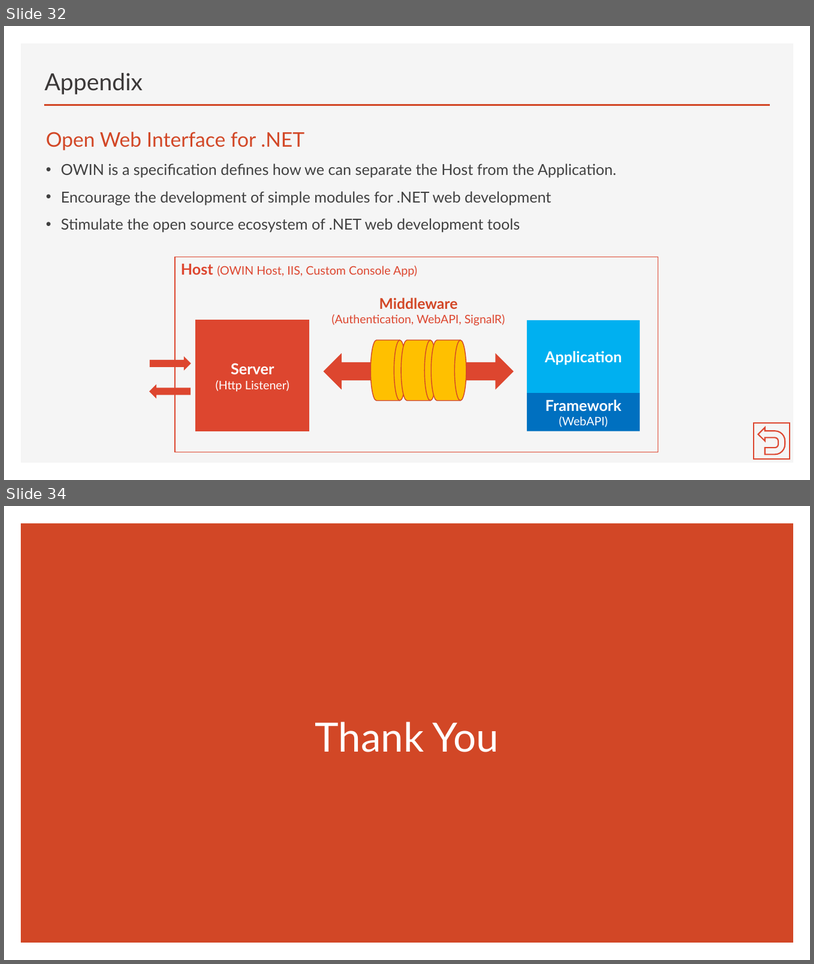
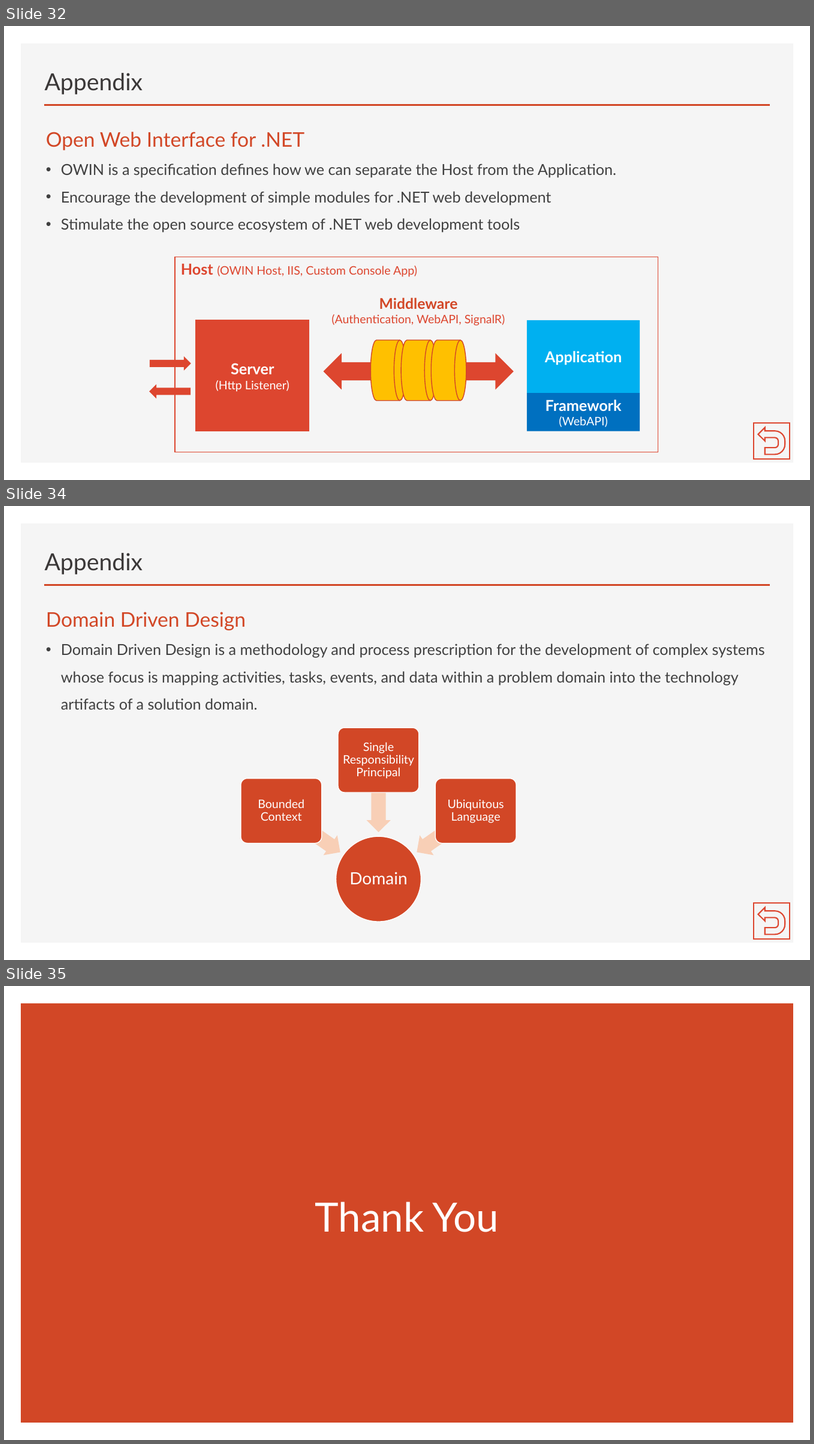
Before and after one commit to brianperera/EasyMaintain, a slide deck: Documents/MicroServices.pptx. Shown one above the other, each under a label of ours: slides 32 and 34 before the commit, slides 32, 34 and 35 after it; the slides between them are not shown. The pictures are 814x964 and 814x1444 pixels, drawn with LibreOffice and Linux fonts; fonts in the diff are those of the drawing. Boxes give left, top, right and bottom in pixels: in the first picture for what was removed or moved away, otherwise in the second. Text is boxed around its words. In the diff, an @@ line names an element or a change of style, - is before the commit and + after.

```diff
--- a/Documents/MicroServices.pptx
+++ b/Documents/MicroServices.pptx
@@ slide 34 added at box(4, 506, 810, 960), background #FFFFFF; not listed: 2 template elements that a slide beside it also shows @@
@@ title added at box(45, 553, 143, 574), 28 pt, text #3B3838 @@
+Appendix
@@ text added at box(46, 612, 765, 709), 18 pt, text #404040 @@
+Domain Driven Design
+• Domain Driven Design is a methodology and process prescription for the development of complex systems whose focus is mapping activities, tasks, events, and data within a problem domain into the technology artifacts of a solution domain.
@@ group added at box(241, 727, 517, 922): 4 texts, 3 left arrows, 3 rounded rectangles, 1 ellipse @@
+Domain
+Bounded Context
+Single Responsibility Principal
+Ubiquitous Language
@@ action button return added at box(754, 903, 790, 939), outline #DD462F 1.5 pt @@
@@ what was slide 34 is now slide 35 @@
```
Also in this commit, not shown: 9 slides changed.
